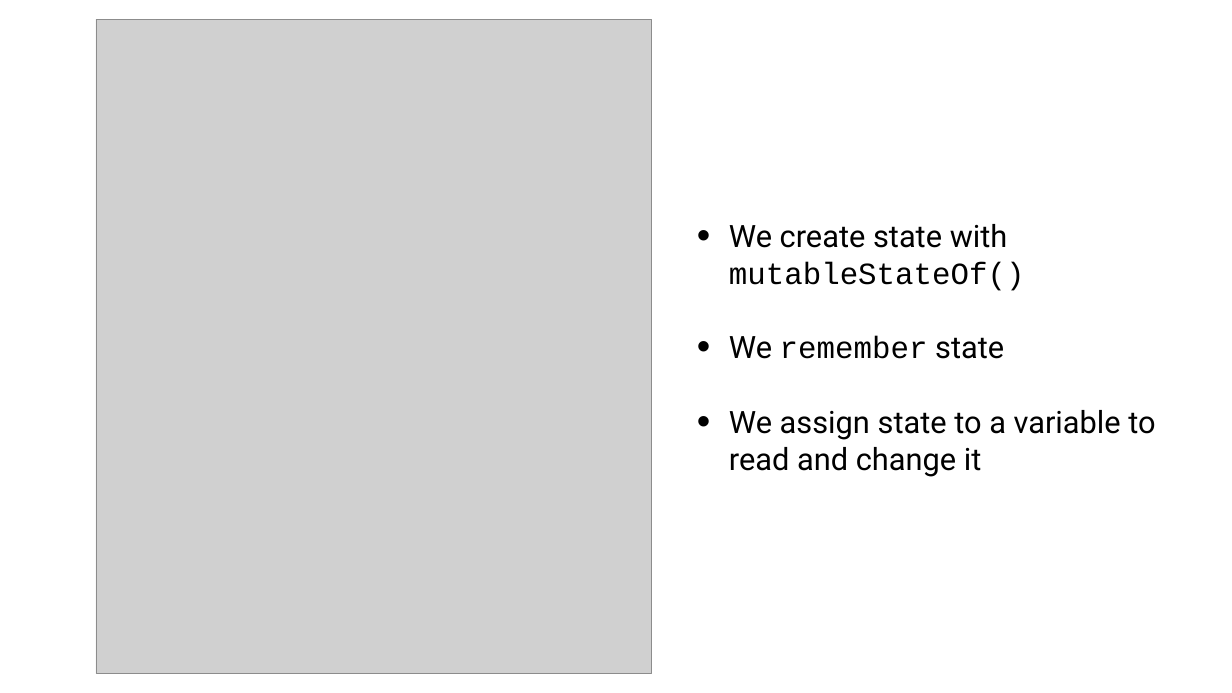
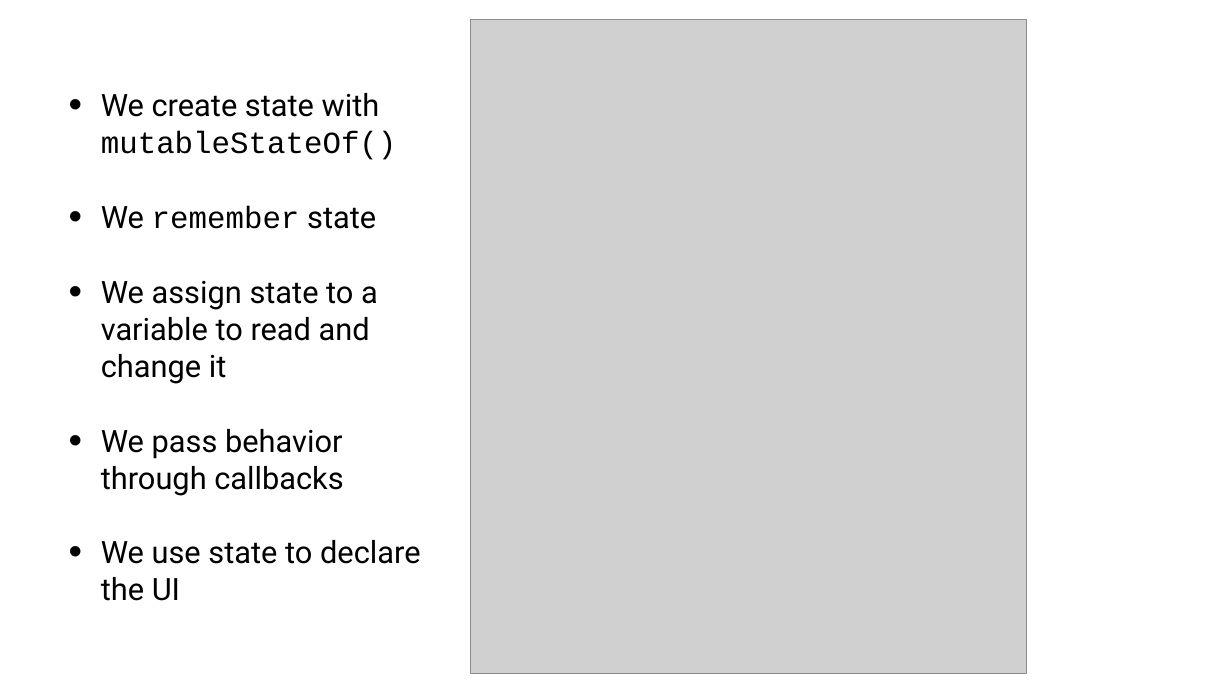
Before and after one commit to tkuenneth/compose_workshop, a slide deck: slide 25 of slides/02_Basics.pptx (slide 23 before the commit). Drawn at 1232x693 pixels with LibreOffice and Linux fonts; fonts in the diff are those of the drawing; grey boxes stand for pictures; background and template pictures are left out. Boxes give left, top, right and bottom in pixels: in the first picture for what was removed or moved away, otherwise in the second. Text is boxed around its words. In the diff, an @@ line names an element or a change of style, - is before the commit and + after.

```diff
--- a/slides/02_Basics.pptx
+++ b/slides/02_Basics.pptx
@@ text "We create state with mutableStateOf()": place and size @@
-text "We create state with mutableStateOf()" at (729, 224, 1155, 477)
+text "We create state with mutableStateOf()" at (101, 93, 420, 601)
@@ picture: place and size @@
-picture at (96, 19, 652, 674)
+picture at (470, 19, 1026, 674)
@@ text at (101, 429, 420, 601): paragraphs added @@
+• We pass behavior through callbacks
+• We use state to declare the UI
```
Also in this commit, not shown: 4 other slides changed, 3 slides added, 1 slide removed, 3 other files.
